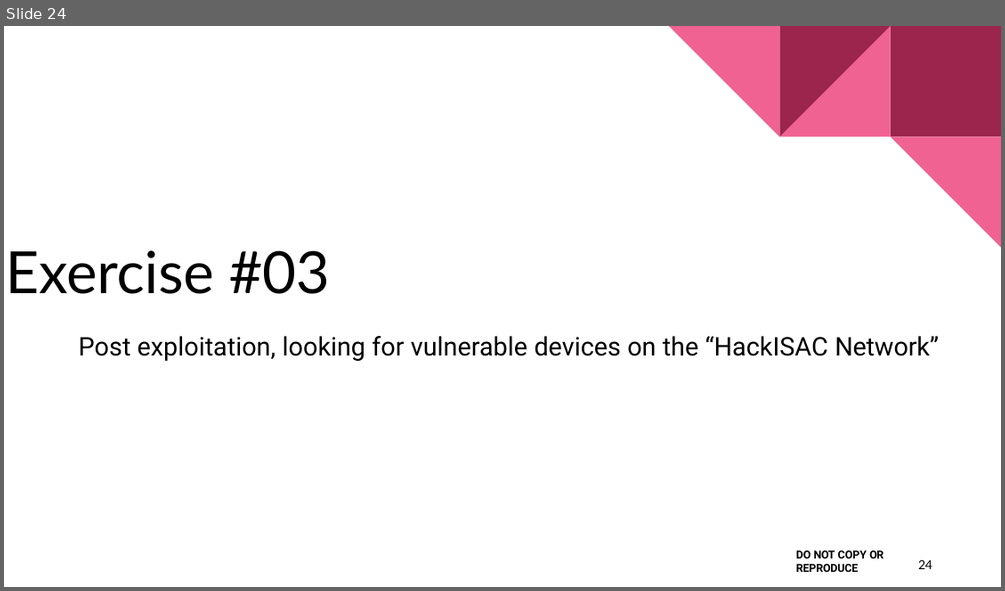
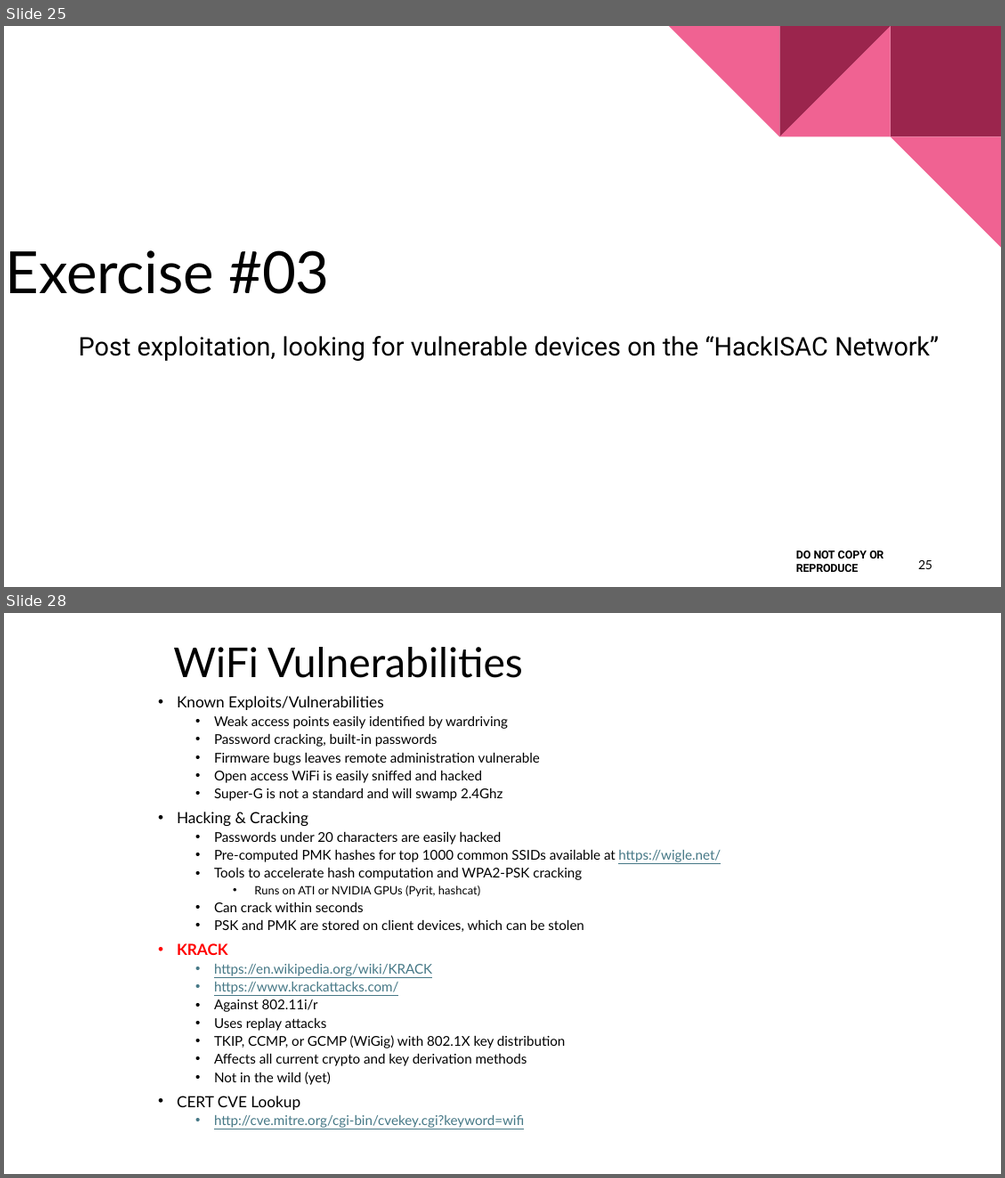
Before and after one commit to nprobert/AutoISAC-ACT-AdvWireless, a slide deck: 3 ACT AW - WiFi.pptx. Shown one above the other, each under a label of ours: slide 24 before the commit, slides 25 and 28 after it; the slides between them are not shown. The pictures are 1005x591 and 1005x1178 pixels, drawn with LibreOffice and Linux fonts; fonts in the diff are those of the drawing. Boxes give left, top, right and bottom in pixels: in the first picture for what was removed or moved away, otherwise in the second. Text is boxed around its words. In the diff, an @@ line names an element or a change of style, - is before the commit and + after.

```diff
--- a/3 ACT AW - WiFi.pptx
+++ b/3 ACT AW - WiFi.pptx
@@ slide 28 added at (x1=4, y1=613, x2=1001, y2=1174), background #FFFFFF @@
@@ title added at (x1=173, y1=647, x2=523, y2=678), 39.6 pt, text #000000 @@
+WiFi Vulnerabilities
@@ text added at (x1=177, y1=696, x2=720, y2=1127), 12.9 pt, text #000000 @@
+• Known Exploits/Vulnerabilities
+  • Weak access points easily identified by wardriving
+  • Password cracking, built-in passwords
+  • Firmware bugs leaves remote administration vulnerable
+  • Open access WiFi is easily sniffed and hacked
+  • Super-G is not a standard and will swamp 2.4Ghz
+• Hacking & Cracking
+  • Passwords under 20 characters are easily hacked
+  • Pre-computed PMK hashes for top 1000 common SSIDs available at https://wigle.net/
+  • Tools to accelerate hash computation and WPA2-PSK cracking
+    • Runs on ATI or NVIDIA GPUs (Pyrit, hashcat)
+  • Can crack within seconds
+  • PSK and PMK are stored on client devices, which can be stolen
+• KRACK
+  • https://en.wikipedia.org/wiki/KRACK
+  • https://www.krackattacks.com/
+  • Against 802.11i/r
+  • Uses replay attacks
+  • TKIP, CCMP, or GCMP (WiGig) with 802.1X key distribution
+  • Affects all current crypto and key derivation methods
+  • Not in the wild (yet)
+• CERT CVE Lookup
+  • http://cve.mitre.org/cgi-bin/cvekey.cgi?keyword=wifi
@@ what was slide 24 is now slide 25 @@
@@ page number at (x1=918, y1=560, x2=932, y2=569): text changed @@
-24
+25
```
Also in this commit, not shown: 6 other slides added, 12 other files.
